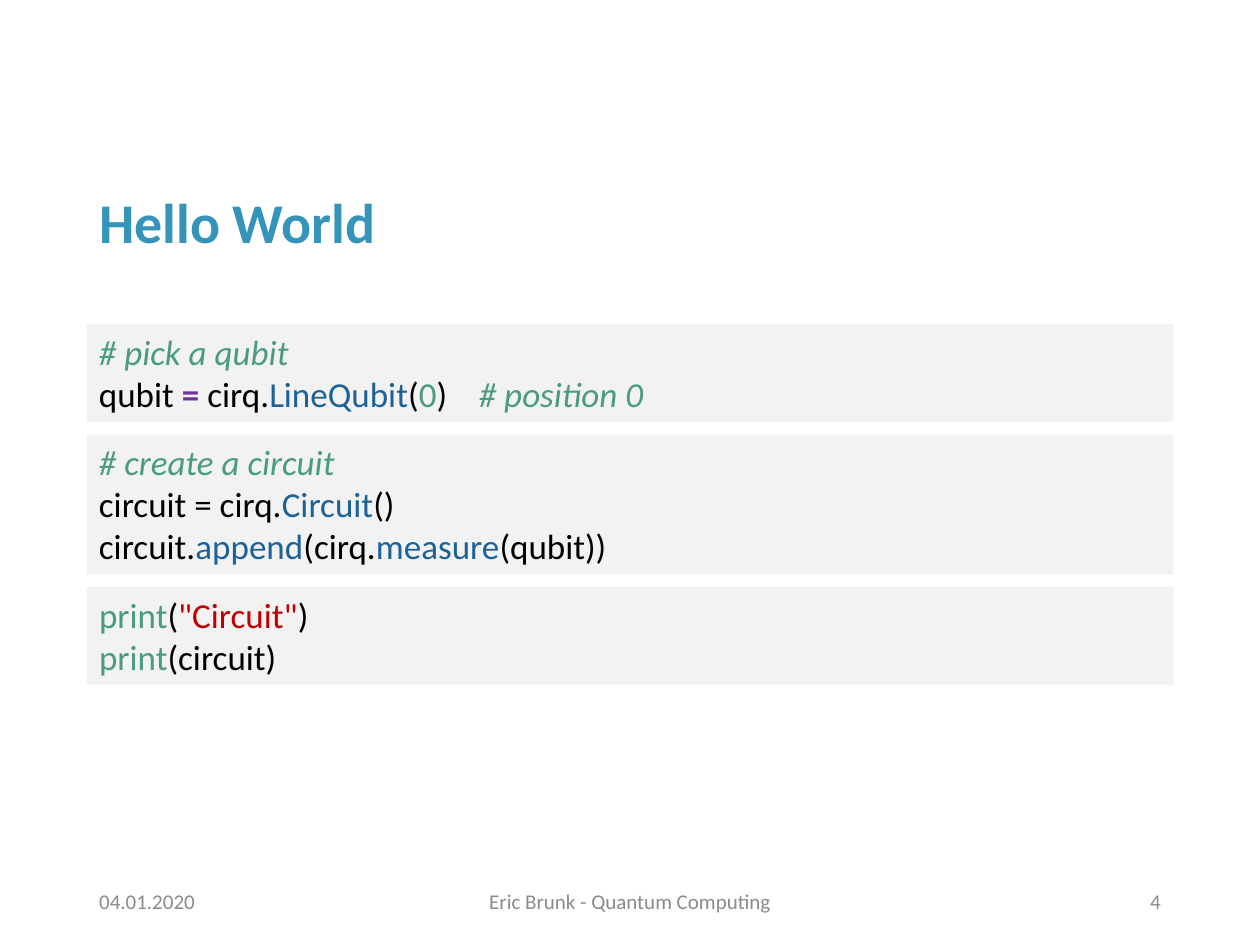
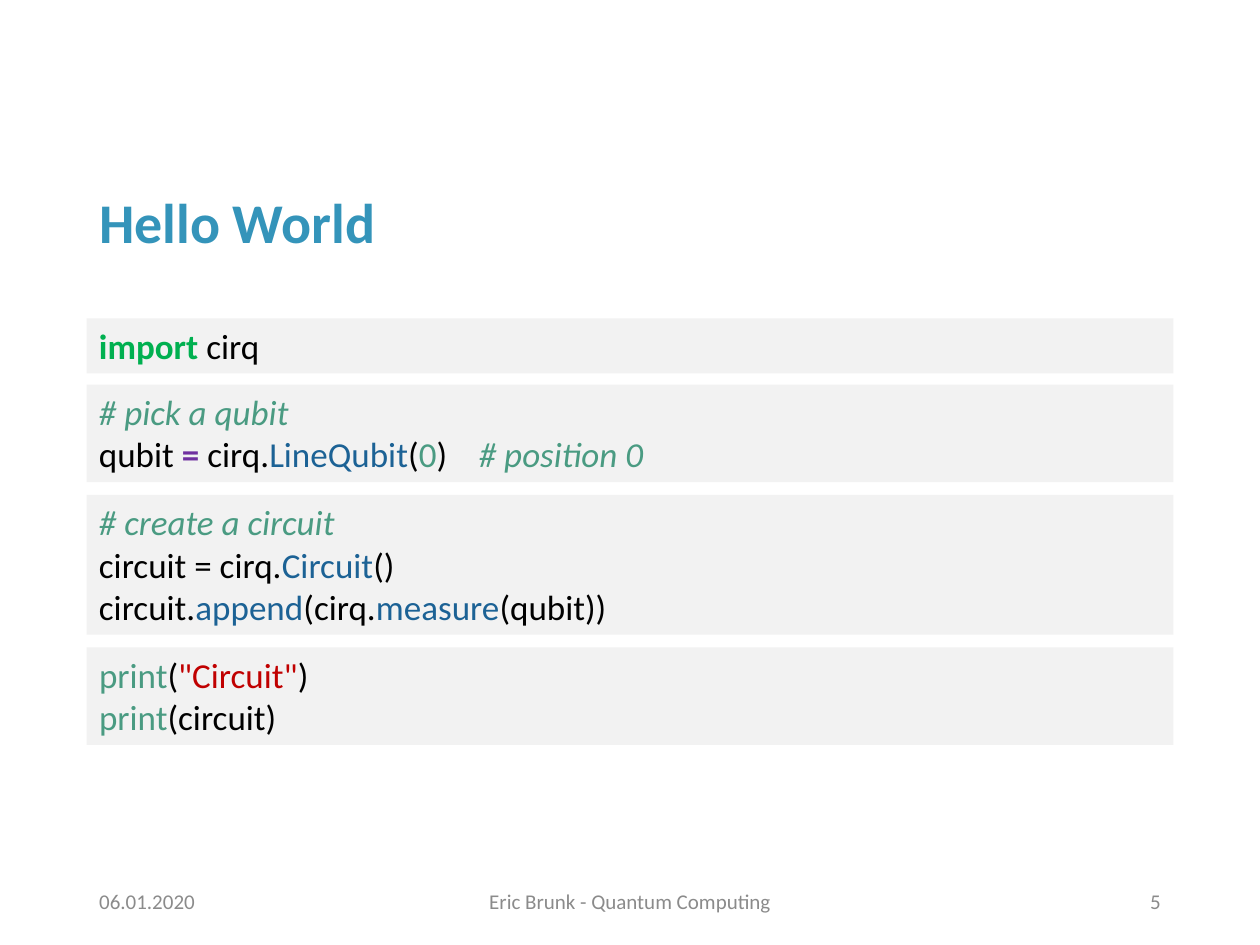
Before and after one commit to erxn91/quantum_computing, a slide deck: slide 5 of Präsentation.pptx (slide 4 before the commit). Drawn at 1260x945 pixels with LibreOffice and Linux fonts; fonts in the diff are those of the drawing; background and template pictures are left out. Boxes give left, top, right and bottom in pixels: in the first picture for what was removed or moved away, otherwise in the second. Text is boxed around its words. In the diff, an @@ line names an element or a change of style, - is before the commit and + after.

```diff
--- a/Präsentation.pptx
+++ b/Präsentation.pptx
@@ rectangle added at [87,319,1173,374], fill #F2F2F2, 20 pt, text #00B050, bold @@
+import cirq
@@ 3 rectangles: place and size @@
-3 rectangles at [87,324,1173,684]
+3 rectangles at [87,384,1173,745]
@@ text at [99,895,195,909]: text changed @@
-04.01.2020
+06.01.2020
@@ page number at [1150,895,1161,909]: text changed @@
-4
+5
```
Also in this commit, not shown: 12 other slides changed, 12 slides added, 3 other files.
